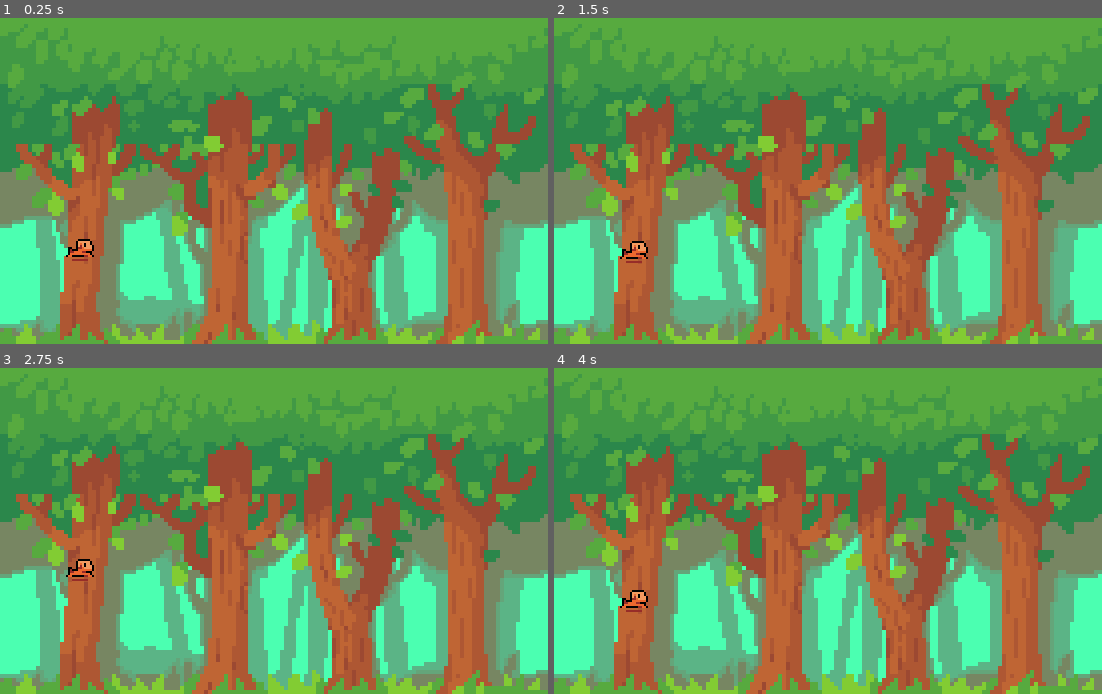
Above: before the commit, frames 1-4 (two rows, left to right).
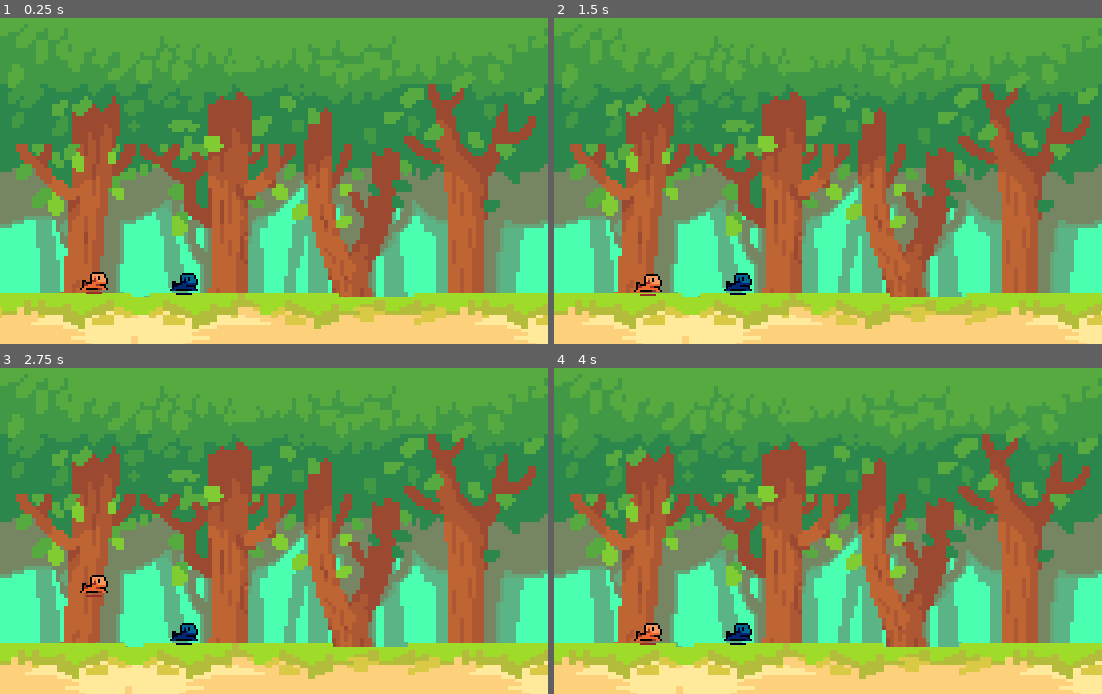
Above: after the commit, the same moments.

Repository: godotcon18jam/DashMaster
Game: Godot game, scene res://scenes/main.tscn
The game is run twice, just before and just after one commit, with the same random seed, the same clock (stepped at 60 frames per second) and the same inputs.
Inputs:
- Up to frame 1 (0.25 s): no input
- Up to frame 2 (1.5 s): hold Up (ui_up) 0.53-1.28 s
- Up to frame 3 (2.75 s): hold Up (ui_up) from 2.03 s (still down)
- Up to frame 4 (4 s): release Up (ui_up) at 3.53 s

The runs differ from the first frame. In frame 1, 16% of the frame differs, in the area x 0-100%, y 67-100%; in frame 2, 16%; in frame 3, 16%, in the area x 0-100%, y 58-100%; in frame 4, 16%.

Commit message:
Added second player

Diff:
--- a/PlatformSpawner.gd
+++ b/PlatformSpawner.gd
@@ -5,10 +5,8 @@
 
 func _process(delta):
     if get_node("Timer").is_stopped():
-        print(delta)
         var platform = PlatformNode.instance()
-        var size = self.get_viewport().size
-        print("size %s", size)
+
         platform.position.x = 137 + platform.get_node("sprite").texture.get_width()
         platform.position.y = range(30, 80)[randi()%range(30, 80).size()]
         add_child(platform)
--- a/PlatformTest.tscn
+++ b/PlatformTest.tscn
@@ -9,6 +9,6 @@
 [node name="Timer" type="Timer" parent="." index="0"]
 
 process_mode = 1
-wait_time = 0.7
+wait_time = 0.8
 one_shot = true
 autostart = false
--- a/player.gd
+++ b/player.gd
@@ -1,20 +1,28 @@
 extends RigidBody2D
 
-export (int) var JUMPSPEED
+export (int) var JUMPSPEED = -100
+
+export(String, "player_1", "player_2") var player = "player_1"
 
 var jump_count = 0
+
+signal died
 
 
 func _ready():
     self.connect("body_entered", self, "_on_body_entered")
 
+    $sprite.animation = self.player
+
 
 func _process(delta):
-    if Input.is_action_just_pressed("ui_up") and self.jump_count < 2:
+    if Input.is_action_just_pressed("%s_up" % self.player) and self.jump_count < 2:
         self.linear_velocity.y = JUMPSPEED
         self.jump_count += 1
 
+    if position.y < 0:
+        emit_signal("died")
+
 
 func _on_body_entered(body):
-    print("something")
     self.jump_count = 0
--- a/player.tscn
+++ b/player.tscn
@@ -1,15 +1,22 @@
-[gd_scene load_steps=6 format=2]
+[gd_scene load_steps=8 format=2]
 
 [ext_resource path="res://player.gd" type="Script" id=1]
 [ext_resource path="res://dog_1.png" type="Texture" id=2]
 [ext_resource path="res://dog_2.png" type="Texture" id=3]
+[ext_resource path="res://assets/dog_3.png" type="Texture" id=4]
+[ext_resource path="res://assets/dog_4.png" type="Texture" id=5]
 
 [sub_resource type="SpriteFrames" id=1]
 
 animations = [ {
 "frames": [ ExtResource( 2 ), ExtResource( 3 ) ],
 "loop": true,
-"name": "run",
+"name": "player_1",
+"speed": 5.0
+}, {
+"frames": [ ExtResource( 4 ), ExtResource( 5 ) ],
+"loop": true,
+"name": "player_2",
 "speed": 5.0
 } ]
 
@@ -18,12 +25,12 @@
 custom_solver_bias = 0.0
 extents = Vector2( 3.49923, 2.25009 )
 
-[node name="Dog" type="RigidBody2D" index="0"]
+[node name="dog" type="RigidBody2D"]
 
 input_pickable = false
 collision_layer = 1
 collision_mask = 1
-mode = 0
+mode = 2
 mass = 0.327023
 friction = 1.0
 bounce = 0.0
@@ -40,13 +47,14 @@
 angular_damp = -1.0
 script = ExtResource( 1 )
 _sections_unfolded = [ "Collision", "Linear", "Material", "Pickable", "Transform", "Visibility", "Z Index", "collision" ]
-JUMPSPEED = -50
+JUMPSPEED = -100
+player = "player_1"
 
-[node name="AnimatedSprite" type="AnimatedSprite" parent="." index="0"]
+[node name="sprite" type="AnimatedSprite" parent="." index="0"]
 
 scale = Vector2( 0.5, 0.5 )
 frames = SubResource( 1 )
-animation = "run"
+animation = "player_1"
 playing = true
 _sections_unfolded = [ "Transform", "Z Index" ]
 
--- a/project.godot
+++ b/project.godot
@@ -23,9 +23,18 @@
 window/dpi/allow_hidpi=true
 window/stretch/mode="2d"
 
+[input]
+
+player_1_up=[ Object(InputEventKey,"resource_local_to_scene":false,"resource_name":"","device":0,"alt":false,"shift":false,"control":false,"meta":false,"command":false,"pressed":false,"scancode":16777232,"unicode":0,"echo":false,"script":null)
+, Object(InputEventJoypadButton,"resource_local_to_scene":false,"resource_name":"","device":0,"button_index":12,"pressure":0.0,"pressed":false,"script":null)
+ ]
+player_2_up=[ Object(InputEventKey,"resource_local_to_scene":false,"resource_name":"","device":0,"alt":false,"shift":false,"control":false,"meta":false,"command":false,"pressed":false,"scancode":87,"unicode":0,"echo":false,"script":null)
+, Object(InputEventJoypadButton,"resource_local_to_scene":false,"resource_name":"","device":1,"button_index":12,"pressure":0.0,"pressed":false,"script":null)
+ ]
+
 [physics]
 
-2d/default_gravity=196
+2d/default_gravity=235
 
 [rendering]
 
--- /dev/null
+++ b/scenes/game_over.tscn
@@ -0,0 +1,65 @@
+[gd_scene load_steps=2 format=2]
+
+[ext_resource path="res://scripts/game_over.gd" type="Script" id=1]
+
+[node name="game_over" type="Node" index="0"]
+
+script = ExtResource( 1 )
+
+[node name="background" type="ColorRect" parent="." index="0"]
+
+anchor_left = 0.0
+anchor_top = 0.0
+anchor_right = 0.0
+anchor_bottom = 0.0
+margin_right = 137.0
+margin_bottom = 90.0
+rect_pivot_offset = Vector2( 0, 0 )
+mouse_filter = 0
+mouse_default_cursor_shape = 0
+size_flags_horizontal = 1
+size_flags_vertical = 1
+color = Color( 0.101562, 0.093918, 0.093918, 1 )
+
+[node name="text" type="Label" parent="." index="1"]
+
+anchor_left = 0.0
+anchor_top = 0.0
+anchor_right = 0.0
+anchor_bottom = 0.0
+margin_left = 44.0
+margin_top = 26.0
+margin_right = 89.0
+margin_bottom = 40.0
+rect_pivot_offset = Vector2( 0, 0 )
+mouse_filter = 2
+mouse_default_cursor_shape = 0
+size_flags_horizontal = 1
+size_flags_vertical = 4
+percent_visible = 1.0
+lines_skipped = 0
+max_lines_visible = -1
+
+[node name="retry" type="Button" parent="." index="2"]
+
+anchor_left = 0.0
+anchor_top = 0.0
+anchor_right = 0.0
+anchor_bottom = 0.0
+margin_left = 45.0
+margin_top = 58.0
+margin_right = 90.0
+margin_bottom = 78.0
+rect_pivot_offset = Vector2( 0, 0 )
+focus_mode = 2
+mouse_filter = 0
+mouse_default_cursor_shape = 0
+size_flags_horizontal = 1
+size_flags_vertical = 1
+toggle_mode = false
+enabled_focus_mode = 2
+shortcut = null
+group = null
+text = "Retry"
+flat = true
+align = 1
--- a/scenes/main.tscn
+++ b/scenes/main.tscn
@@ -1,36 +1,35 @@
-[gd_scene load_steps=5 format=2]
+[gd_scene load_steps=8 format=2]
 
-[ext_resource path="res://player.tscn" type="PackedScene" id=1]
+[ext_resource path="res://scripts/main.gd" type="Script" id=1]
 [ext_resource path="res://PlatformTest.tscn" type="PackedScene" id=2]
 [ext_resource path="res://assets/background_01.png" type="Texture" id=3]
+[ext_resource path="res://scripts/starting_platform.gd" type="Script" id=4]
+[ext_resource path="res://assets/starting_platform_1.png" type="Texture" id=5]
+[ext_resource path="res://player.tscn" type="PackedScene" id=6]
 
 [sub_resource type="RectangleShape2D" id=1]
 
 custom_solver_bias = 0.0
-extents = Vector2( 10, 10 )
+extents = Vector2( 33.7137, 6.73697 )
 
-[node name="main" type="Node"]
+[node name="main" type="Node" index="0"]
 
-[node name="Dog" parent="." index="0" instance=ExtResource( 1 )]
+script = ExtResource( 1 )
 
-position = Vector2( 20, 60 )
-z_index = 1
-mode = 2
-JUMPSPEED = -80
-
-[node name="spawner" parent="." index="1" instance=ExtResource( 2 )]
+[node name="spawner" parent="." index="0" instance=ExtResource( 2 )]
 
 _sections_unfolded = [ "Z Index" ]
 
-[node name="background" type="Sprite" parent="." index="2"]
+[node name="background" type="Sprite" parent="." index="1"]
 
 z_index = -1
 texture = ExtResource( 3 )
 centered = false
 _sections_unfolded = [ "Animation", "Offset", "Z Index" ]
 
-[node name="starting_platform" type="StaticBody2D" parent="." index="3"]
+[node name="starting_platform" type="StaticBody2D" parent="." index="2"]
 
+editor/display_folded = true
 position = Vector2( 6, 78 )
 input_pickable = false
 collision_layer = 1
@@ -39,10 +38,36 @@
 constant_angular_velocity = 0.0
 friction = 1.0
 bounce = 0.0
-_sections_unfolded = [ "Collision" ]
+script = ExtResource( 4 )
+_sections_unfolded = [ "Collision", "Transform" ]
 
-[node name="collision" type="CollisionShape2D" parent="starting_platform" index="0"]
+[node name="sprite" type="Sprite" parent="starting_platform" index="0"]
 
-position = Vector2( 24.911, 0 )
+position = Vector2( -26.7124, 12.5906 )
+scale = Vector2( 0.895302, 0.895302 )
+texture = ExtResource( 5 )
+
+[node name="sprite2" type="Sprite" parent="starting_platform" index="1"]
+
+position = Vector2( 84.1665, 12.5906 )
+scale = Vector2( 0.895302, 0.895302 )
+texture = ExtResource( 5 )
+
+[node name="collision" type="CollisionShape2D" parent="starting_platform" index="2"]
+
+position = Vector2( 43.3824, 4.99213 )
 scale = Vector2( 2.91623, 1 )
 shape = SubResource( 1 )
+
+[node name="endmarker" type="Position2D" parent="starting_platform" index="3"]
+
+position = Vector2( 142, 0 )
+
+[node name="player1" parent="." index="3" instance=ExtResource( 6 )]
+
+position = Vector2( 23.6165, 73.9528 )
+
+[node name="player2" parent="." index="4" instance=ExtResource( 6 )]
+
+position = Vector2( 46.0011, 73.6048 )
+player = "player_2"
--- /dev/null
+++ b/scripts/game_over.gd
@@ -0,0 +1,10 @@
+extends Node
+
+
+
+func _ready():
+    $retry.connect("pressed", self, "_on_retry_pressed")
+
+
+func _on_retry_pressed():
+    pass
--- /dev/null
+++ b/scripts/main.gd
@@ -0,0 +1,18 @@
+extends Node
+
+
+func _ready():
+    randomize()
+
+    $player1.connect("died", self, "_player_1_died")
+    $player2.connect("died", self, "_player_2_died")
+
+
+func _player_1_died():
+    pass
+
+
+func _player_2_died():
+    pass
+    # move to score scene
+    # add score to player 2
--- /dev/null
+++ b/scripts/starting_platform.gd
@@ -0,0 +1,14 @@
+extends StaticBody2D
+
+
+onready var sprite = $sprite
+
+onready var endmarker = $endmarker
+
+
+func _process(delta):
+    position.x -= self.get_viewport().size.x / 137 * 0.0025
+
+    if self.endmarker.position.x < 0:
+        print("cleaning ")
+        self.queue_free()
Binary file added: assets/dog_3.png
Not shown, added: assets/dog_3.png.import
Binary file added: assets/dog_4.png
Not shown, added: assets/dog_4.png.import
Binary file added: assets/starting_platform_1.png
Not shown, added: assets/starting_platform_1.png.import
Binary file added: assets/tileset-1.png
Not shown, added: assets/tileset-1.png.import
